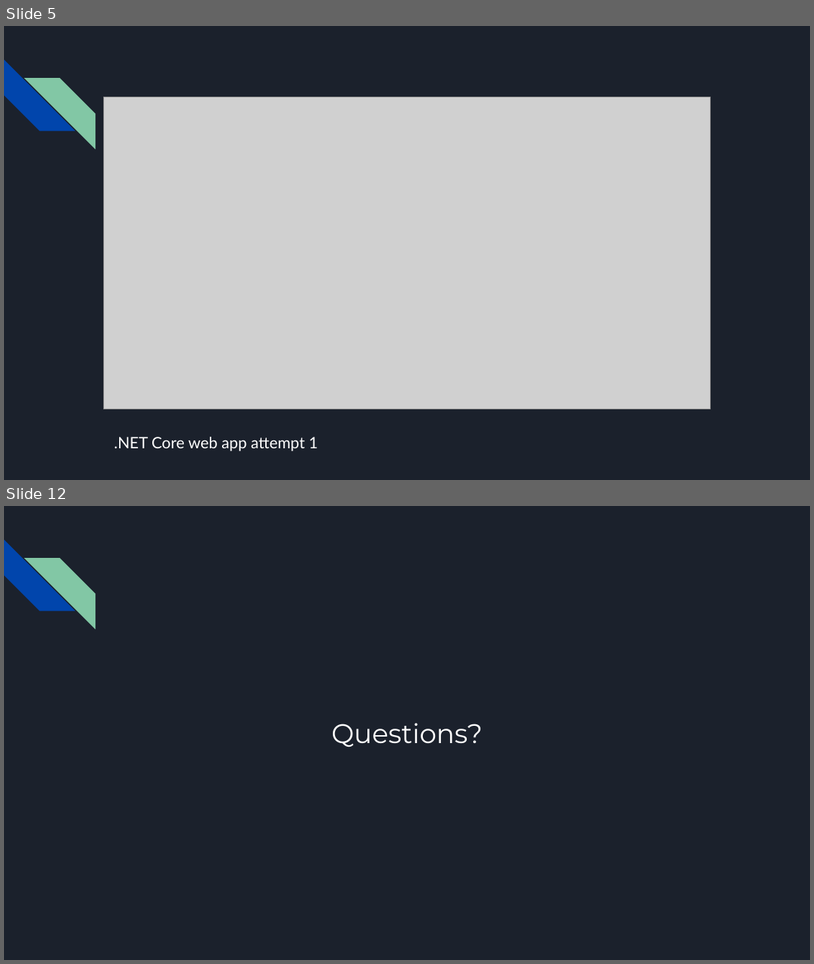
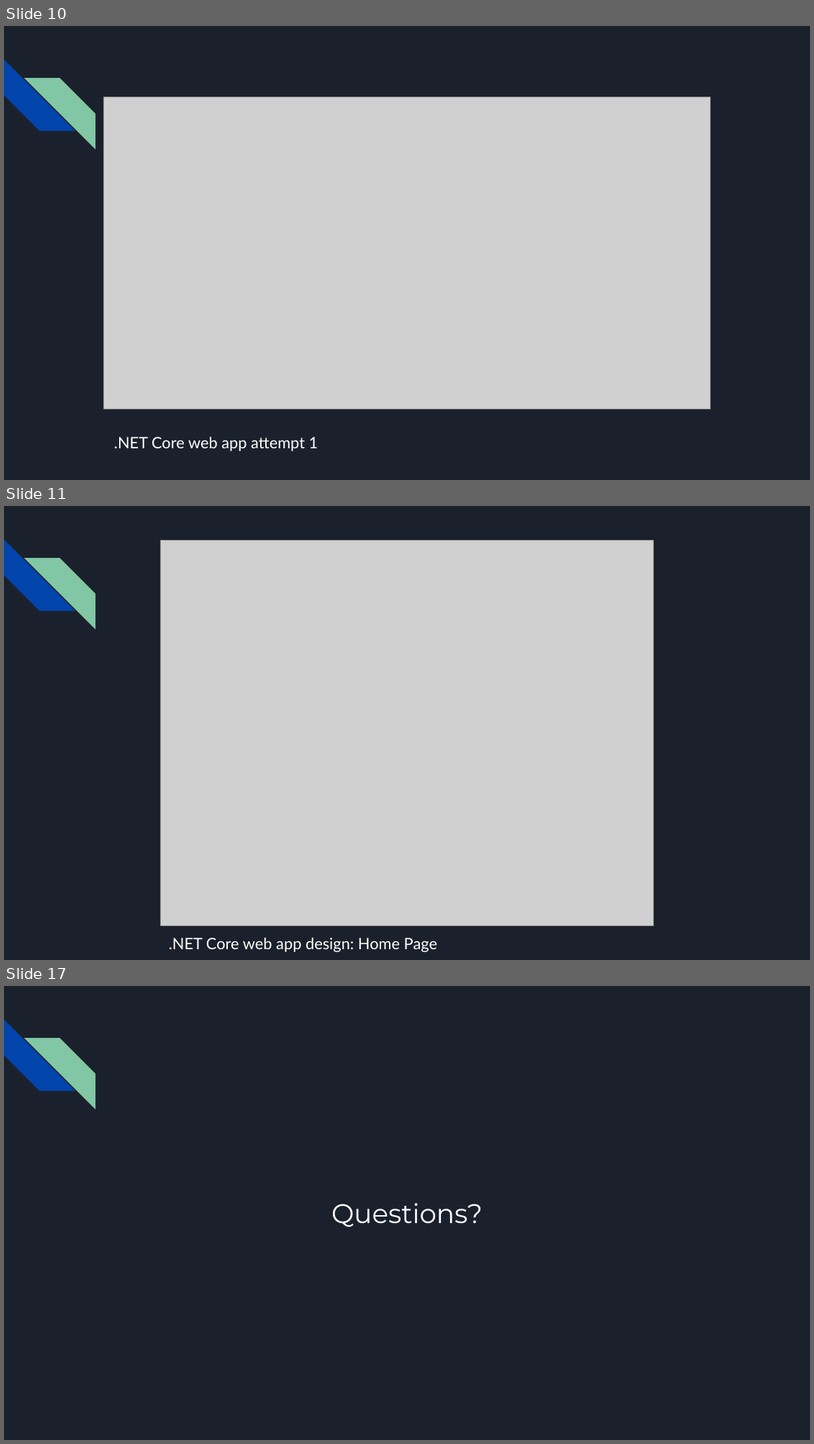
Before and after one commit to killsap/automated-multi-cycle-farming-in-space-website, a slide deck: docs/ProjectPlanPresentation2ndSemester.pptx. Shown one above the other, each under a label of ours: slides 5 and 12 before the commit, slides 10, 11 and 17 after it; the slides between them are not shown. The pictures are 814x964 and 814x1444 pixels, drawn with LibreOffice and Linux fonts; fonts in the diff are those of the drawing; grey boxes stand for pictures. Boxes give left, top, right and bottom in pixels: in the first picture for what was removed or moved away, otherwise in the second. Text is boxed around its words. In the diff, an @@ line names an element or a change of style, - is before the commit and + after.

```diff
--- a/docs/ProjectPlanPresentation2ndSemester.pptx
+++ b/docs/ProjectPlanPresentation2ndSemester.pptx
@@ slide 11 added at (x1=4, y1=506, x2=810, y2=960), background #1B212C; not listed: 2 template elements that a slide beside it also shows @@
@@ picture added at (x1=160, y1=540, x2=653, y2=925) @@
@@ text added at (x1=169, y1=937, x2=437, y2=952), 14 pt, text #FFFFFF @@
+.NET Core web app design: Home Page
@@ what was slide 5 is now slide 10 @@
@@ what was slide 12 is now slide 17 @@
```
Also in this commit, not shown: 9 slides changed, 5 other slides added, 1 slide removed.
